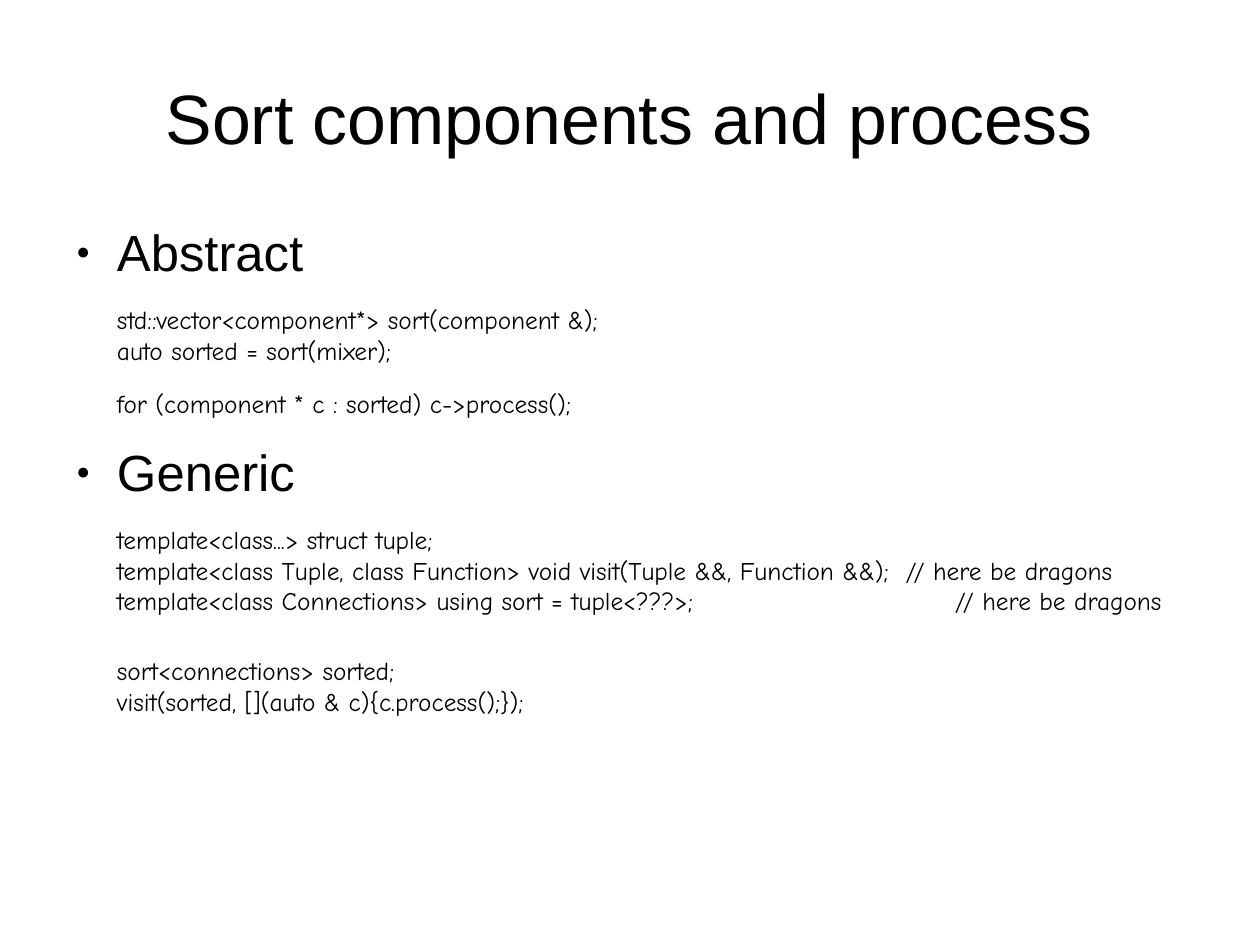
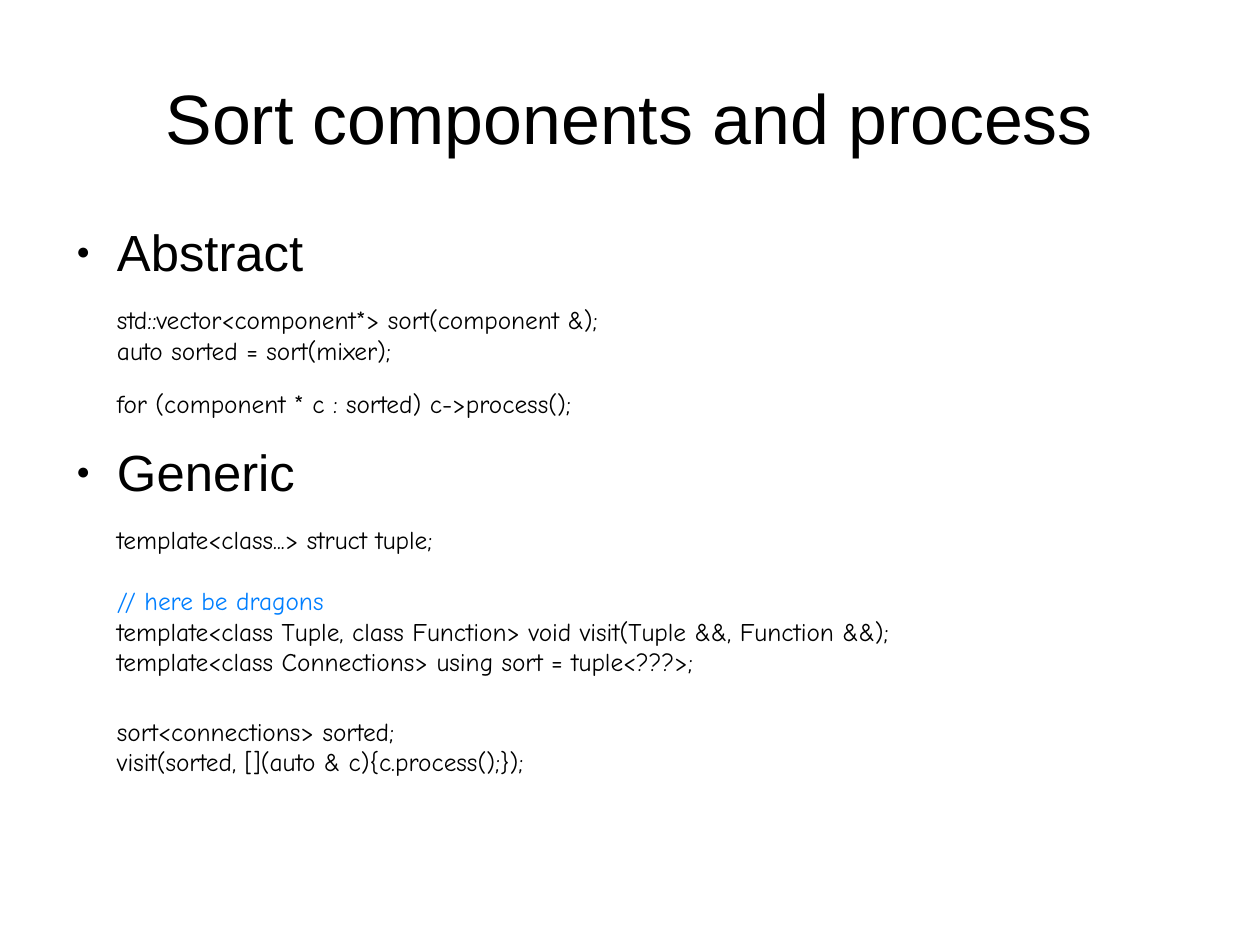
Before and after one commit to mikeseymour/wocca, a slide deck: slide 8 of docs/MikeSeymourACCU201709.odp. Drawn at 1260x945 pixels with LibreOffice and Linux fonts; fonts in the diff are those of the drawing. Boxes give left, top, right and bottom in pixels: in the first picture for what was removed or moved away, otherwise in the second. Text is boxed around its words. In the diff, an @@ line names an element or a change of style, - is before the commit and + after.

```diff
--- a/docs/MikeSeymourACCU201709.odp
+++ b/docs/MikeSeymourACCU201709.odp
@@ text at [117,592,834,676]: text changed @@
-template<class Tuple, class Function> void visit(Tuple &&, Function &&); // here be dragons
-template<class Connections> using sort = tuple<???>; // here be dragons
+// here be dragons
+template<class Tuple, class Function> void visit(Tuple &&, Function &&);
+template<class Connections> using sort = tuple<???>;
```
Also in this commit, not shown: 7 other slides changed, 2 other files.
